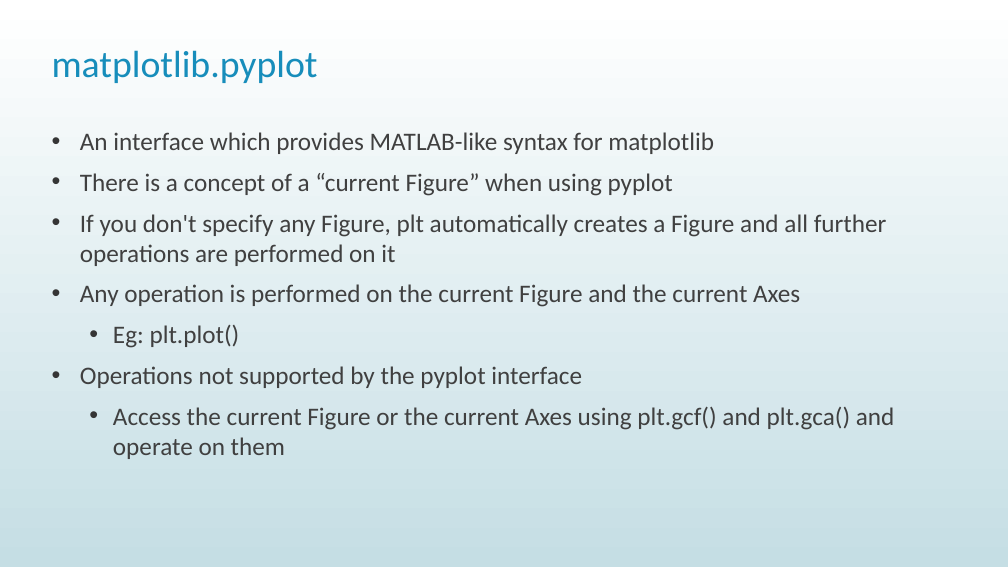
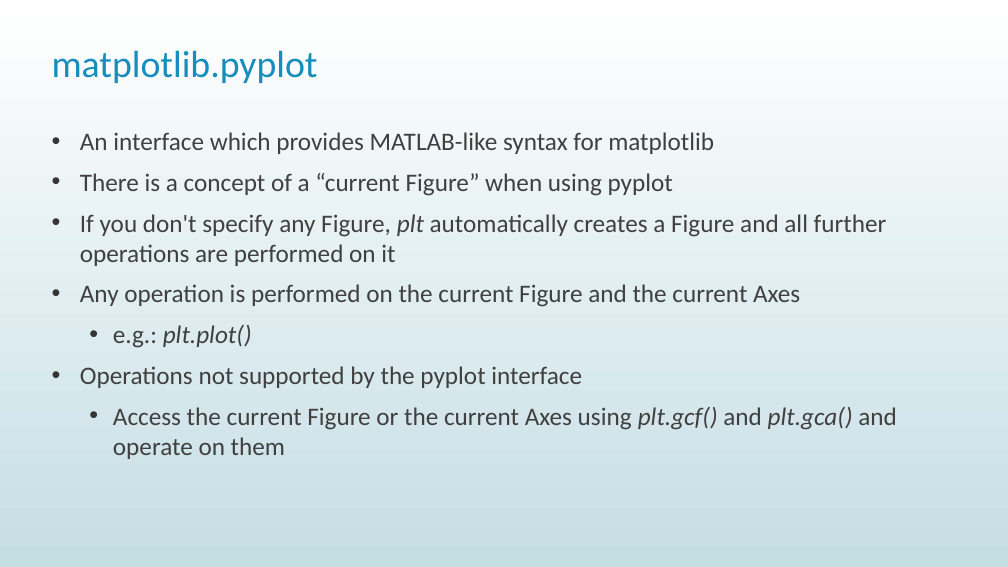
Before and after one commit to nabeel-nasir/pyplot-tutorial, a slide deck: slide 3 of pyplot-tutorial.pptx. Drawn at 1008x567 pixels with LibreOffice and Linux fonts; fonts in the diff are those of the drawing. Boxes give left, top, right and bottom in pixels: in the first picture for what was removed or moved away, otherwise in the second. Text is boxed around its words. In the diff, an @@ line names an element or a change of style, - is before the commit and + after.

Commit message:
format ppt

```diff
--- a/pyplot-tutorial.pptx
+++ b/pyplot-tutorial.pptx
@@ text at box(80, 214, 897, 459): italic on in "plt", "plt.gcf() plt.gca()" @@
@@ text at box(113, 325, 252, 348): text changed; italic on @@
-  • Eg: plt.plot()
+  • e.g.: plt.plot()
```
Also in this commit, not shown: 1 other slide changed.
